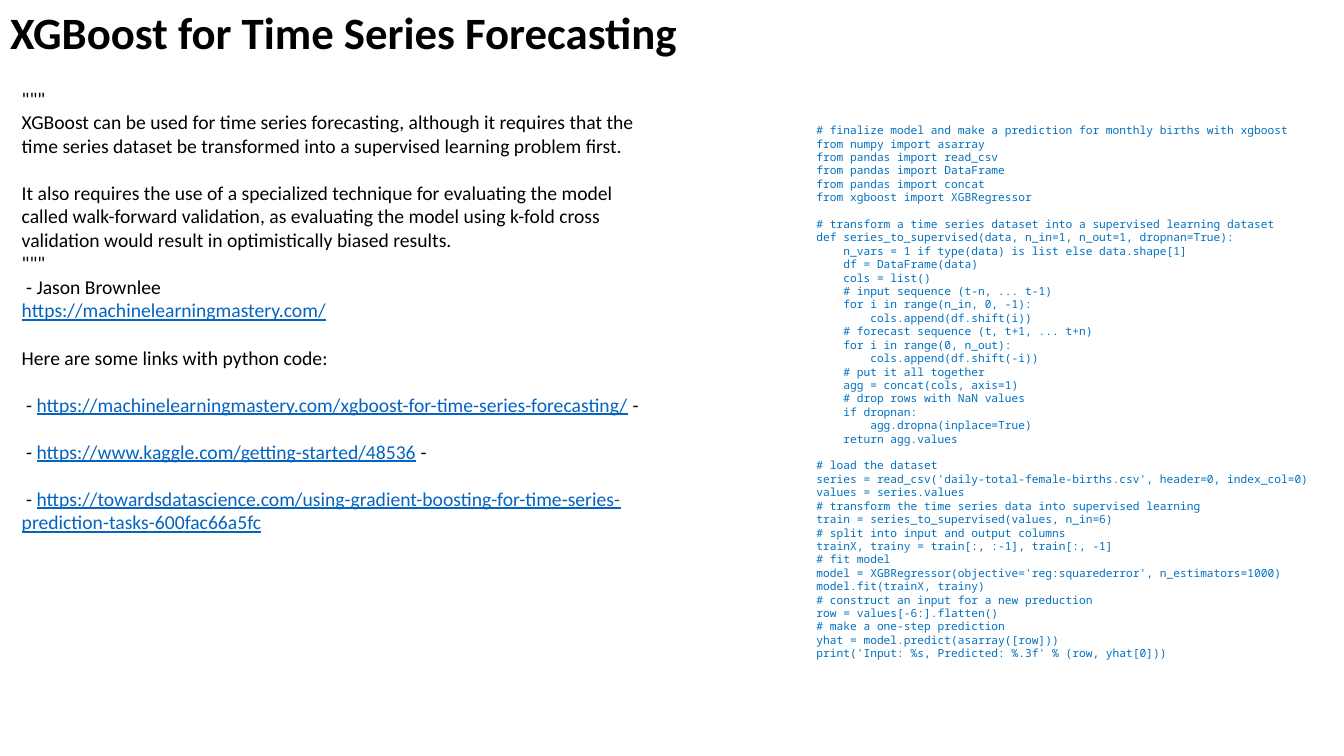
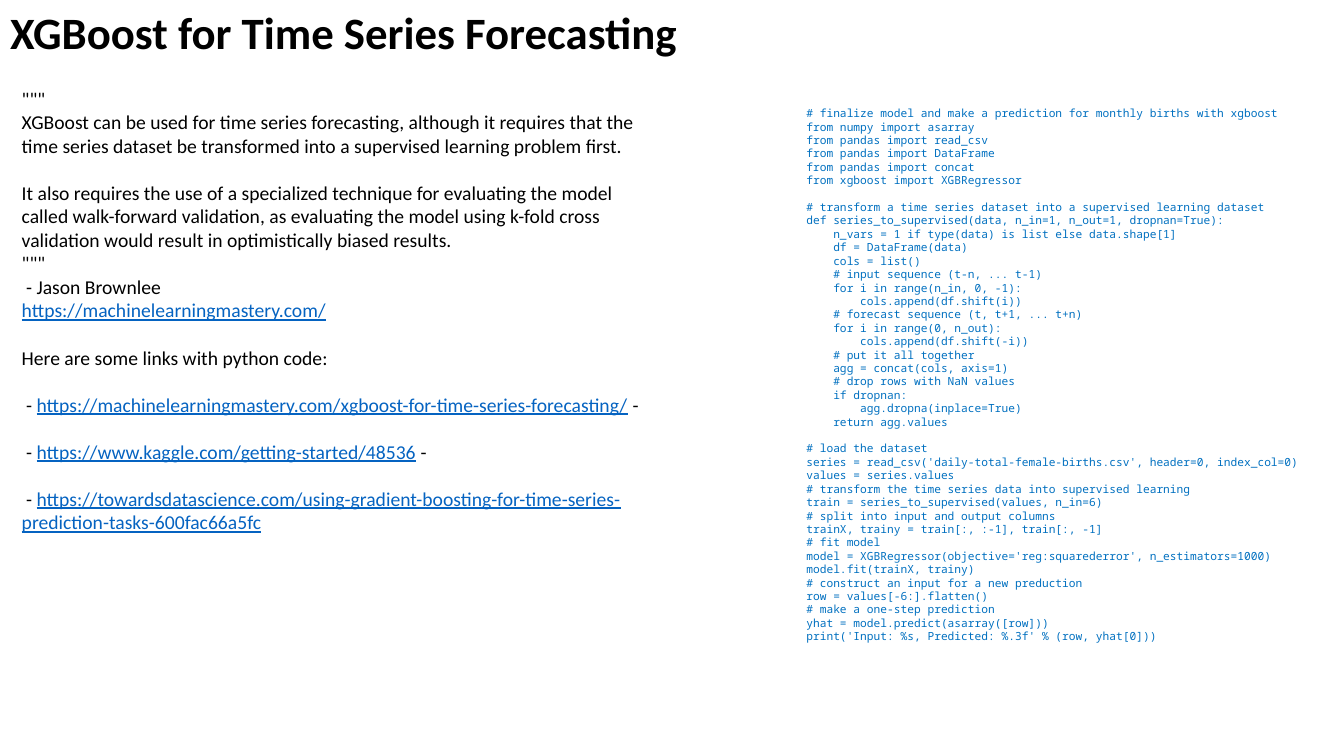
Before and after one commit to lselector/ml_ai_doc, a slide deck: slide 16 of Time_Series_Forecasting.pptx. Drawn at 1344x756 pixels with LibreOffice and Linux fonts; fonts in the diff are those of the drawing. Boxes give left, top, right and bottom in pixels: in the first picture for what was removed or moved away, otherwise in the second. Text is boxed around its words. In the diff, an @@ line names an element or a change of style, - is before the commit and + after.

```diff
--- a/Time_Series_Forecasting.pptx
+++ b/Time_Series_Forecasting.pptx
@@ text "# finalize model and make ...": place and size @@
-text "# finalize model and make ..." at [816, 125, 1308, 660]
+text "# finalize model and make ..." at [806, 108, 1298, 643]
```
Also in this commit, not shown: 1 other slide changed, 3 other files.
